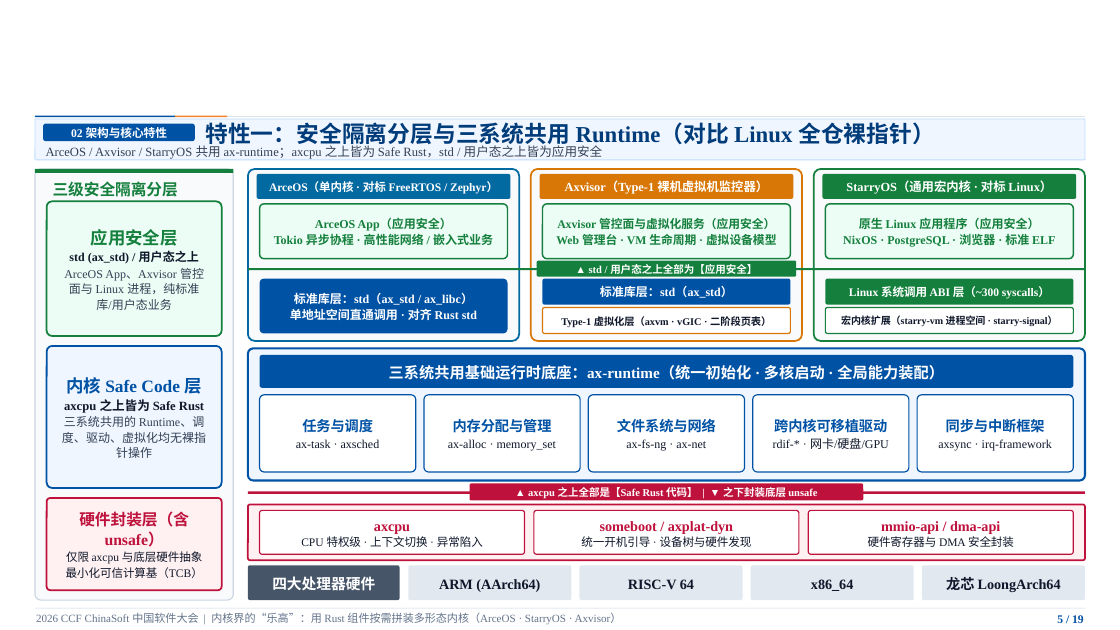
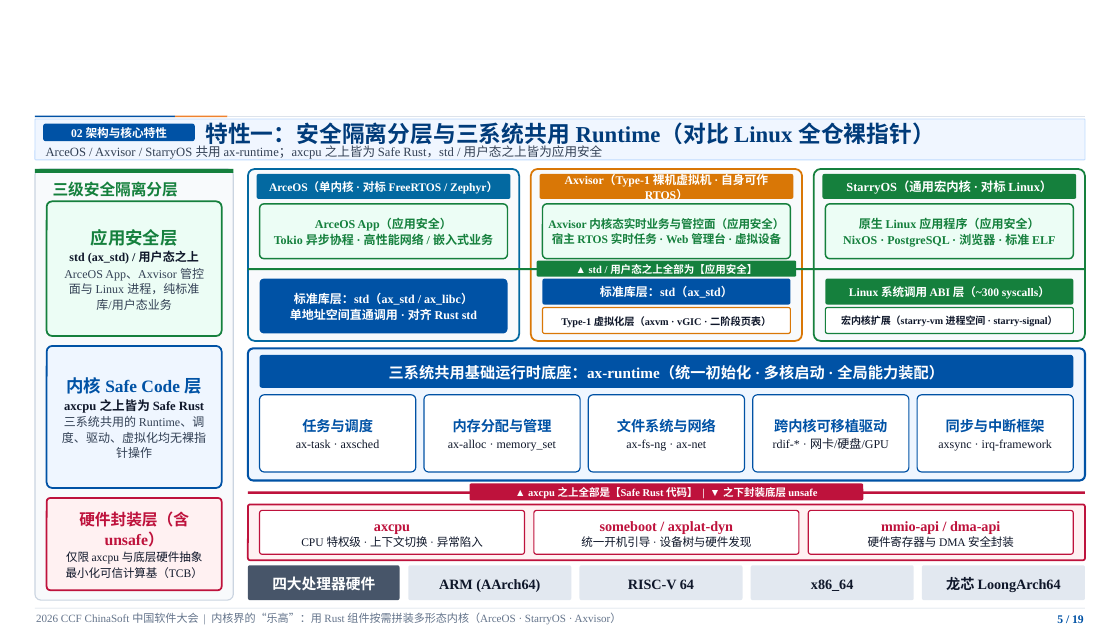
Before and after one commit to ZR233/tgoskits, a slide deck: slide 5 of TGOSKits_Presentation_v2.pptx. Drawn at 1120x630 pixels with LibreOffice and Linux fonts; fonts in the diff are those of the drawing; background and template pictures are left out. Boxes give left, top, right and bottom in pixels: in the first picture for what was removed or moved away, otherwise in the second. Text is boxed around its words. In the diff, an @@ line names an element or a change of style, - is before the commit and + after.

```diff
--- a/TGOSKits_Presentation_v2.pptx
+++ b/TGOSKits_Presentation_v2.pptx
@@ text in rounded rectangle at (565,171,768,202): text changed; size 10.6 to 10.1 pt @@
-Axvisor（Type-1 裸机虚拟机监控器）
+Axvisor（Type-1 裸机虚拟机 · 自身可作 RTOS）
@@ text in rounded rectangle at (548,218,784,244): text changed; size 10.1 to 9.9 pt @@
-Axvisor 管控面与虚拟化服务（应用安全）
-Web 管理台 · VM 生命周期 · 虚拟设备模型
+Axvisor 内核态实时业务与管控面（应用安全）
+宿主 RTOS 实时任务 · Web 管理台 · 虚拟设备
```
Also in this commit, not shown: 1 other slide changed.
